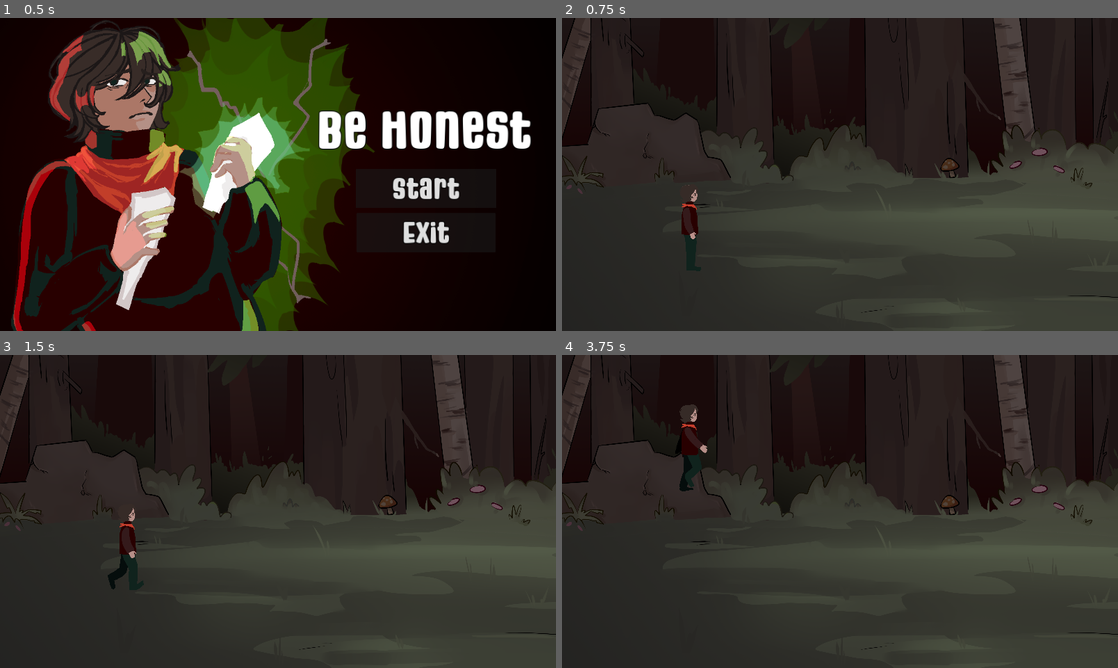
Above: before the commit, frames 1-4 (two rows, left to right).
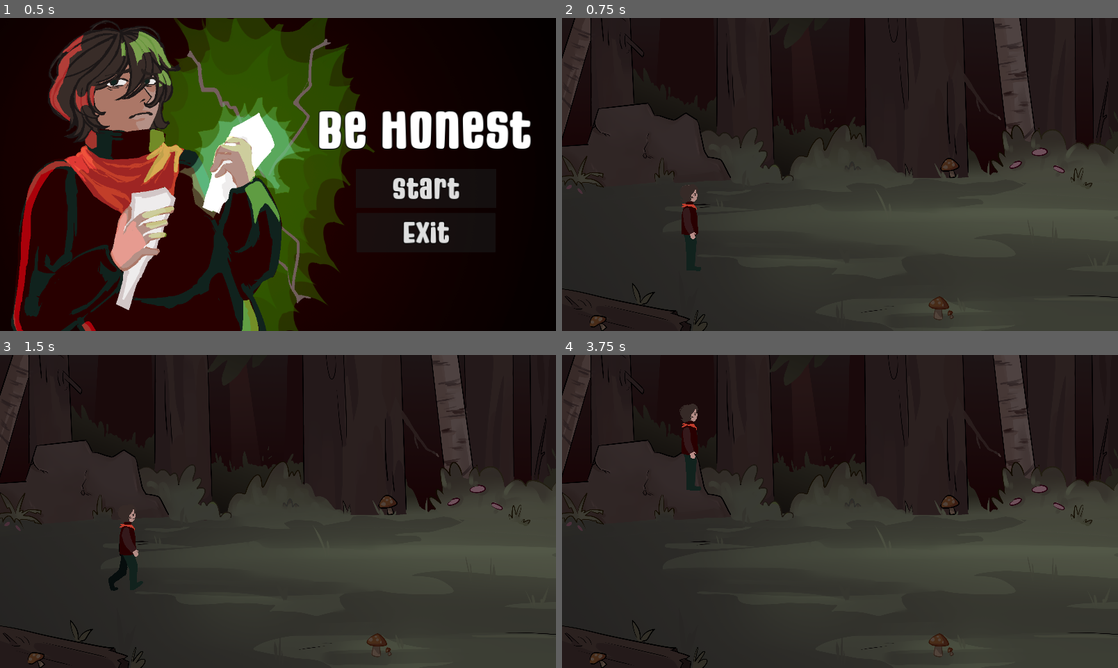
Above: after the commit, the same moments.

Repository: aboba704/Game
Game: Godot game, scene res://MainScene/ MainMenu.tscn
Same seed, same stepped clock (60 frames per second), same inputs: the game is played once before the commit and once after it.
Inputs:
- Up to frame 1 (0.5 s): no input
- Up to frame 2 (0.75 s): click "Start" at 0.5 s
- Up to frame 3 (1.5 s): tap Enter at 1.25 s; hold W (Up) from 1.28 s (still down)
- Up to frame 4 (3.75 s): keep holding W (Up)

Frame 1 is identical in both runs. In frame 2, 0.4% of the frame differs, in the area x 0-71%, y 84-100%; in frame 3, 0.6%; in frame 4, 0.8%, in the area x 0-71%, y 15-100%.

Commit message:
СОС
123

Diff:
--- a/player/PlayerCH.tscn
+++ b/player/PlayerCH.tscn
@@ -1,27 +1,26 @@
-[gd_scene load_steps=25 format=3 uid="uid://lhar73cabbkt"]
+[gd_scene load_steps=24 format=3 uid="uid://lhar73cabbkt"]
 
 [ext_resource type="Script" path="res://player/character_body_2d.gd" id="1_v0tl7"]
-[ext_resource type="Texture2D" uid="uid://custtowogvndk" path="res://art/mcRight/стоит.png" id="2_op1nu"]
-[ext_resource type="Texture2D" uid="uid://bq0617ttttypj" path="res://art/mcRight/1.png" id="3_yk4bh"]
-[ext_resource type="Texture2D" uid="uid://4pmyad7s7gjj" path="res://art/mcRight/2.png" id="4_yqebg"]
-[ext_resource type="Texture2D" uid="uid://bhkvbrr3a6v" path="res://art/mcRight/3.png" id="5_udno7"]
-[ext_resource type="Texture2D" uid="uid://gd2xxky28ym1" path="res://art/mcRight/4.png" id="6_s08f2"]
-[ext_resource type="Texture2D" uid="uid://dl5bn18n205pk" path="res://art/mcRight/5.png" id="7_x3gxq"]
-[ext_resource type="Texture2D" uid="uid://j6on78tq40h4" path="res://art/mcRight/6.png" id="8_nho0d"]
-[ext_resource type="Texture2D" uid="uid://cljeiuuesi8f3" path="res://art/mcRight/7.png" id="9_5pdm4"]
-[ext_resource type="Texture2D" uid="uid://b4are8dfmaytw" path="res://art/mcRight/8.png" id="10_cgvfv"]
-[ext_resource type="Texture2D" uid="uid://dhndkfn7frx17" path="res://art/mcRight/9.png" id="11_i1keq"]
-[ext_resource type="Texture2D" uid="uid://dc0pwdca50dac" path="res://art/mcRight/10.png" id="12_p1s23"]
-[ext_resource type="Texture2D" uid="uid://dgurn5xhbh7ws" path="res://art/mcRight/11.png" id="13_oujgn"]
-[ext_resource type="Texture2D" uid="uid://qbqmgt83foar" path="res://art/mcRight/12.png" id="14_74bem"]
-[ext_resource type="Texture2D" uid="uid://cynoin3l24t1f" path="res://art/mcRight/13.png" id="15_rgkxh"]
-[ext_resource type="Texture2D" uid="uid://jqdvdgxt7nf" path="res://art/mcRight/14.png" id="16_pf5q5"]
-[ext_resource type="Texture2D" uid="uid://c4dkcdpgurkkb" path="res://art/mcRight/15.png" id="17_3bk47"]
-[ext_resource type="Texture2D" uid="uid://dhyai2dgylv8d" path="res://art/mcRight/16.png" id="18_qxw3o"]
-[ext_resource type="Texture2D" uid="uid://bdqg1x2o2nor7" path="res://art/mcRight/17.png" id="19_x4a76"]
-[ext_resource type="Texture2D" uid="uid://cagfhrr1jpdhv" path="res://art/mcRight/18.png" id="20_44gpt"]
-[ext_resource type="Texture2D" uid="uid://fc2m8gns3v1s" path="res://art/mcRight/19.png" id="21_pa1js"]
-[ext_resource type="Texture2D" uid="uid://doqi0jrynog3c" path="res://art/mcRight/20.png" id="22_qg8pg"]
+[ext_resource type="Texture2D" uid="uid://custtowogvndk" path="res://art/McRight/стоит.png" id="2_op1nu"]
+[ext_resource type="Texture2D" uid="uid://bq0617ttttypj" path="res://art/McRight/1.png" id="3_yk4bh"]
+[ext_resource type="Texture2D" uid="uid://4pmyad7s7gjj" path="res://art/McRight/2.png" id="4_yqebg"]
+[ext_resource type="Texture2D" uid="uid://bhkvbrr3a6v" path="res://art/McRight/3.png" id="5_udno7"]
+[ext_resource type="Texture2D" uid="uid://gd2xxky28ym1" path="res://art/McRight/4.png" id="6_s08f2"]
+[ext_resource type="Texture2D" uid="uid://dl5bn18n205pk" path="res://art/McRight/5.png" id="7_x3gxq"]
+[ext_resource type="Texture2D" uid="uid://j6on78tq40h4" path="res://art/McRight/6.png" id="8_nho0d"]
+[ext_resource type="Texture2D" uid="uid://cljeiuuesi8f3" path="res://art/McRight/7.png" id="9_5pdm4"]
+[ext_resource type="Texture2D" uid="uid://b4are8dfmaytw" path="res://art/McRight/8.png" id="10_cgvfv"]
+[ext_resource type="Texture2D" uid="uid://dhndkfn7frx17" path="res://art/McRight/9.png" id="11_i1keq"]
+[ext_resource type="Texture2D" uid="uid://dc0pwdca50dac" path="res://art/McRight/10.png" id="12_p1s23"]
+[ext_resource type="Texture2D" uid="uid://dgurn5xhbh7ws" path="res://art/McRight/11.png" id="13_oujgn"]
+[ext_resource type="Texture2D" uid="uid://qbqmgt83foar" path="res://art/McRight/12.png" id="14_74bem"]
+[ext_resource type="Texture2D" uid="uid://cynoin3l24t1f" path="res://art/McRight/13.png" id="15_rgkxh"]
+[ext_resource type="Texture2D" uid="uid://jqdvdgxt7nf" path="res://art/McRight/14.png" id="16_pf5q5"]
+[ext_resource type="Texture2D" uid="uid://c4dkcdpgurkkb" path="res://art/McRight/15.png" id="17_3bk47"]
+[ext_resource type="Texture2D" uid="uid://dhyai2dgylv8d" path="res://art/McRight/16.png" id="18_qxw3o"]
+[ext_resource type="Texture2D" uid="uid://bdqg1x2o2nor7" path="res://art/McRight/17.png" id="19_x4a76"]
+[ext_resource type="Texture2D" uid="uid://cagfhrr1jpdhv" path="res://art/McRight/18.png" id="20_44gpt"]
+[ext_resource type="Texture2D" uid="uid://fc2m8gns3v1s" path="res://art/McRight/19.png" id="21_pa1js"]
 
 [sub_resource type="SpriteFrames" id="SpriteFrames_jsdb0"]
 animations = [{
@@ -34,6 +33,9 @@
 "speed": 5.0
 }, {
 "frames": [{
+"duration": 1.0,
+"texture": ExtResource("2_op1nu")
+}, {
 "duration": 1.0,
 "texture": ExtResource("3_yk4bh")
 }, {
@@ -90,9 +92,6 @@
 }, {
 "duration": 1.0,
 "texture": ExtResource("21_pa1js")
-}, {
-"duration": 1.0,
-"texture": ExtResource("22_qg8pg")
 }],
 "loop": true,
 "name": &"right",
@@ -110,7 +109,7 @@
 position = Vector2(43.8, 46.5)
 scale = Vector2(0.12, 0.12)
 sprite_frames = SubResource("SpriteFrames_jsdb0")
-animation = &"right"
+animation = &"idle"
 autoplay = "idle"
 speed_scale = 5.0
 metadata/_edit_group_ = true
--- a/player/character_body_2d.gd
+++ b/player/character_body_2d.gd
@@ -21,6 +21,7 @@
 		$AnimatedSprite2D.play()
 	else:
 		$AnimatedSprite2D.stop()
+		$AnimatedSprite2D.animation = "idle"
 	position += velocity * delta
 	position = position.clamp(Vector2.ZERO, screen_size)
 	if velocity.x != 0 || velocity.y != 0:
--- a/scenes/Forest.tscn
+++ b/scenes/Forest.tscn
@@ -1,9 +1,13 @@
-[gd_scene load_steps=5 format=3 uid="uid://6faltdvfwj4k"]
+[gd_scene load_steps=7 format=3 uid="uid://6faltdvfwj4k"]
 
 [ext_resource type="Texture2D" uid="uid://d3vfhwktvx6lp" path="res://art/Backgrounds/forest_back.png" id="1_aysh2"]
 [ext_resource type="PackedScene" uid="uid://lhar73cabbkt" path="res://player/PlayerCH.tscn" id="2_13hj0"]
+[ext_resource type="Texture2D" uid="uid://c8n1ge2savbg1" path="res://art/Backgrounds/forest_front.png" id="3_3fhhi"]
 [ext_resource type="PackedScene" uid="uid://bvc61qo2fp8bb" path="res://UI/pause_menu.tscn" id="3_4olho"]
 [ext_resource type="AudioStream" uid="uid://dqmsrjbdpqc3j" path="res://sound/ForestTheme.mp3" id="4_mv6un"]
+
+[sub_resource type="RectangleShape2D" id="RectangleShape2D_5kuic"]
+size = Vector2(3254, 563)
 
 [node name="Game" type="Node2D"]
 position = Vector2(-267, 3)
@@ -25,6 +29,23 @@
 
 [node name="CharacterBody2D" parent="." instance=ExtResource("2_13hj0")]
 position = Vector2(499, 405)
+collision_layer = 0
+collision_mask = 3
+
+[node name="TextureRect2" type="TextureRect" parent="."]
+anchors_preset = 15
+anchor_right = 1.0
+anchor_bottom = 1.0
+offset_left = 267.0
+offset_top = -3.0
+offset_right = 6791.0
+offset_bottom = 2157.0
+grow_horizontal = 2
+grow_vertical = 2
+scale = Vector2(0.5, 0.5)
+texture = ExtResource("3_3fhhi")
+expand_mode = 1
+stretch_mode = 2
 
 [node name="CanvasLayer" type="CanvasLayer" parent="."]
 process_mode = 2
@@ -35,3 +56,12 @@
 stream = ExtResource("4_mv6un")
 autoplay = true
 parameters/looping = true
+
+[node name="StaticBody2D" type="StaticBody2D" parent="."]
+position = Vector2(1, 3)
+scale = Vector2(1, 0.92)
+collision_mask = 0
+
+[node name="CollisionShape2D" type="CollisionShape2D" parent="StaticBody2D"]
+position = Vector2(1896, 275.5)
+shape = SubResource("RectangleShape2D_5kuic")
--- a/scenes/Scene1.tscn
+++ /dev/null
@@ -1,46 +0,0 @@
-[gd_scene load_steps=5 format=3 uid="uid://ctuoaneubpwaf"]
-
-[ext_resource type="PackedScene" uid="uid://lhar73cabbkt" path="res://player/PlayerCH.tscn" id="1_3jkfb"]
-[ext_resource type="Texture2D" uid="uid://d3vfhwktvx6lp" path="res://Bagrounds/фон_лес_дальний_план.png" id="1_btkro"]
-[ext_resource type="Texture2D" uid="uid://c8n1ge2savbg1" path="res://Bagrounds/фон_лес_передний_план.png" id="2_vd2sw"]
-[ext_resource type="PackedScene" uid="uid://bvc61qo2fp8bb" path="res://UI/pause_menu.tscn" id="3_r7dn3"]
-
-[node name="Game" type="Node2D"]
-position = Vector2(-267, 3)
-
-[node name="TextureRect" type="TextureRect" parent="."]
-anchors_preset = 8
-anchor_left = 0.5
-anchor_top = 0.5
-anchor_right = 0.5
-anchor_bottom = 0.5
-offset_left = -1043.0
-offset_top = -2.0
-offset_right = 13051.0
-offset_bottom = 2977.0
-grow_horizontal = 2
-grow_vertical = 2
-scale = Vector2(0.36, 0.36)
-texture = ExtResource("1_btkro")
-
-[node name="TextureRect2" type="TextureRect" parent="."]
-anchors_preset = 8
-anchor_left = 0.5
-anchor_top = 0.5
-anchor_right = 0.5
-anchor_bottom = 0.5
-offset_left = -1043.0
-offset_top = -2.0
-offset_right = 13051.0
-offset_bottom = 2977.0
-grow_horizontal = 2
-grow_vertical = 2
-scale = Vector2(0.36, 0.36)
-texture = ExtResource("2_vd2sw")
-
-[node name="CharacterBody2D" parent="." instance=ExtResource("1_3jkfb")]
-
-[node name="CanvasLayer" type="CanvasLayer" parent="."]
-process_mode = 2
-
-[node name="PauseMenu" parent="CanvasLayer" instance=ExtResource("3_r7dn3")]
